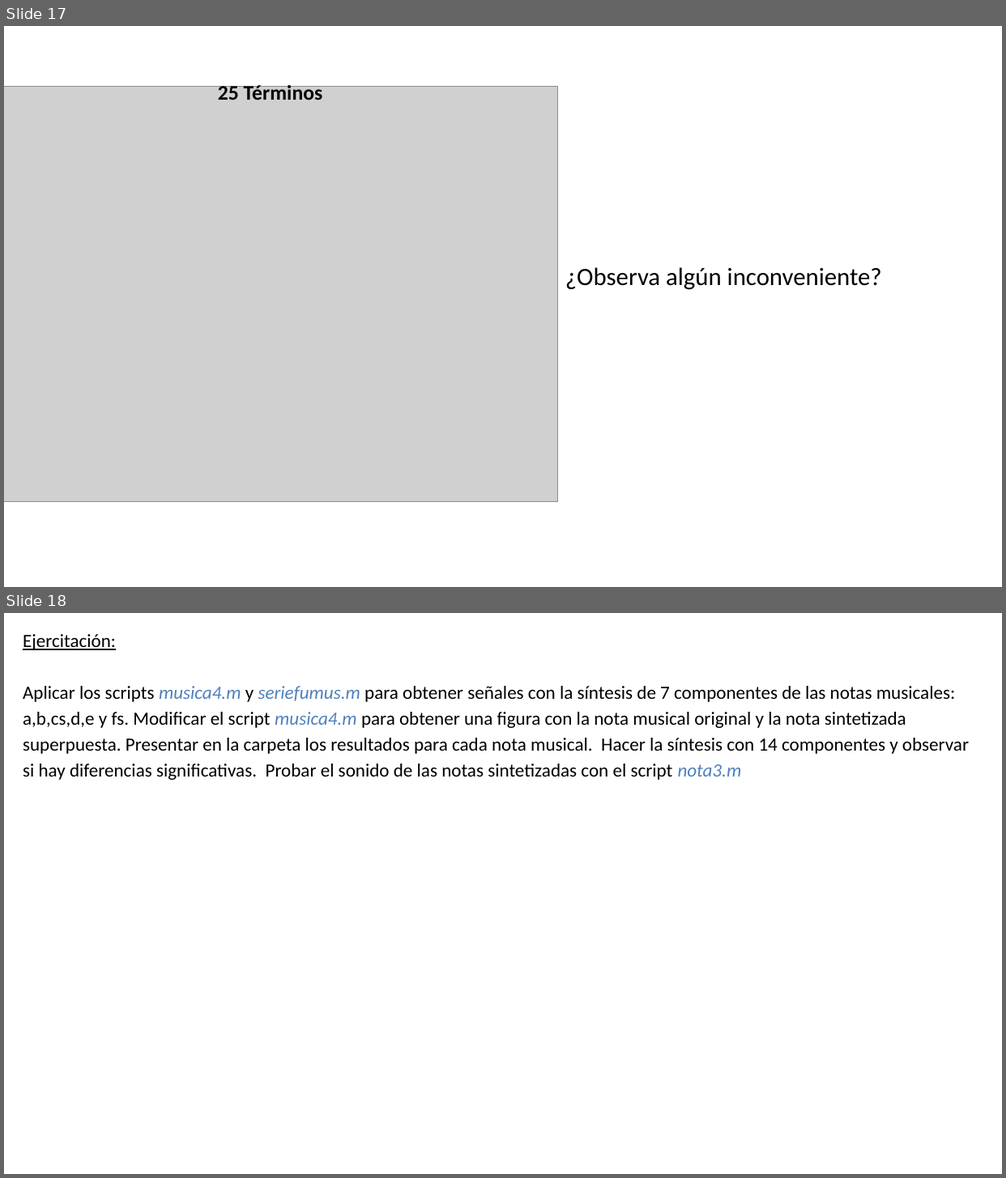
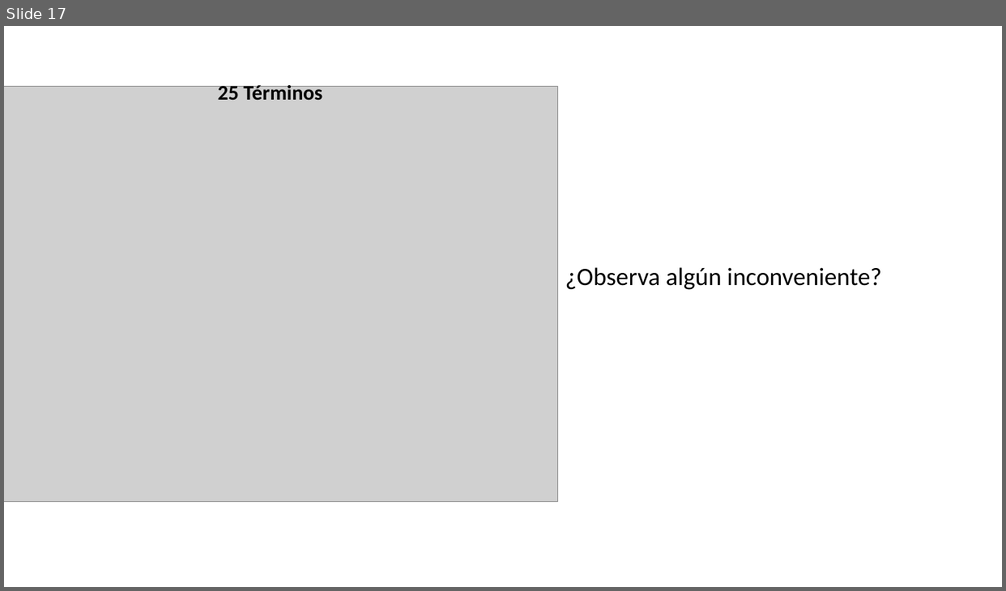
Before and after one commit to odeluigi/Analisis, a slide deck: TP3/Presentacion-TP-3.pptx. Shown one above the other, each under a label of ours: slides 17 and 18 before the commit, slide 17 after it. The pictures are 1006x1178 and 1006x591 pixels, drawn with LibreOffice and Linux fonts; fonts in the diff are those of the drawing; grey boxes stand for pictures. Boxes give left, top, right and bottom in pixels: in the first picture for what was removed or moved away, otherwise in the second. Text is boxed around its words. In the diff, an @@ line names an element or a change of style, - is before the commit and + after.

```diff
--- a/TP3/Presentacion-TP-3.pptx
+++ b/TP3/Presentacion-TP-3.pptx
@@ slide 18 removed at [4, 613, 1002, 1174], background #FFFFFF @@
@@ text removed at [23, 634, 969, 780] @@
-Ejercitación:
-Aplicar los scripts musica4.m y seriefumus.m para obtener señales con la síntesis de 7 componentes de las notas musicales: a,b,cs,d,e y fs. Modificar el script musica4.m para obtener una figura con la nota musical original y la nota sintetizada superpuesta. Presentar en la carpeta los resultados para cada nota musical. Hacer la síntesis con 14 componentes y observar si hay diferencias significativas. Probar el sonido de las notas sintetizadas con el script nota3.m
```
Also in this commit, not shown: 1 slide added.
